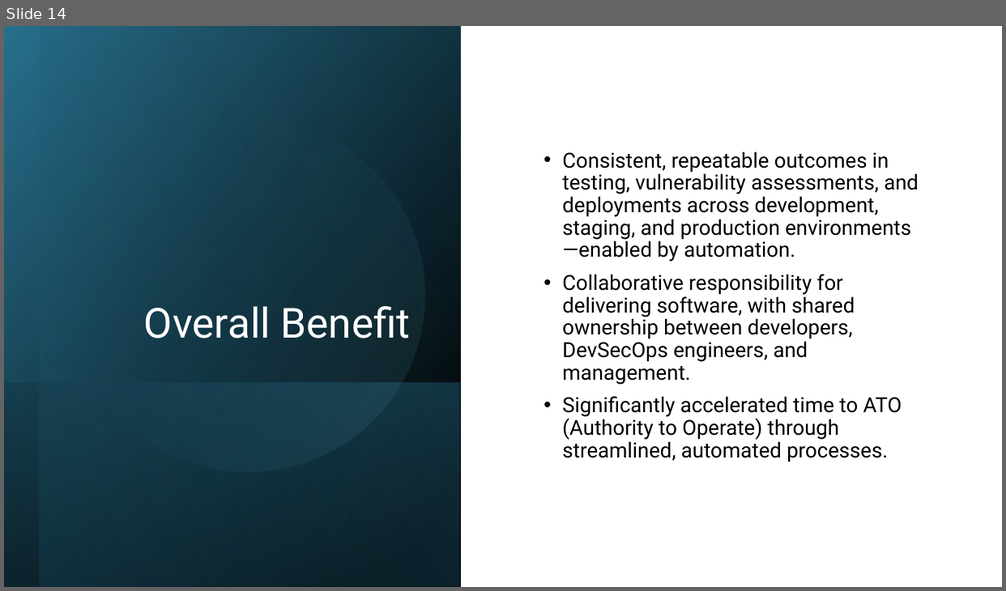
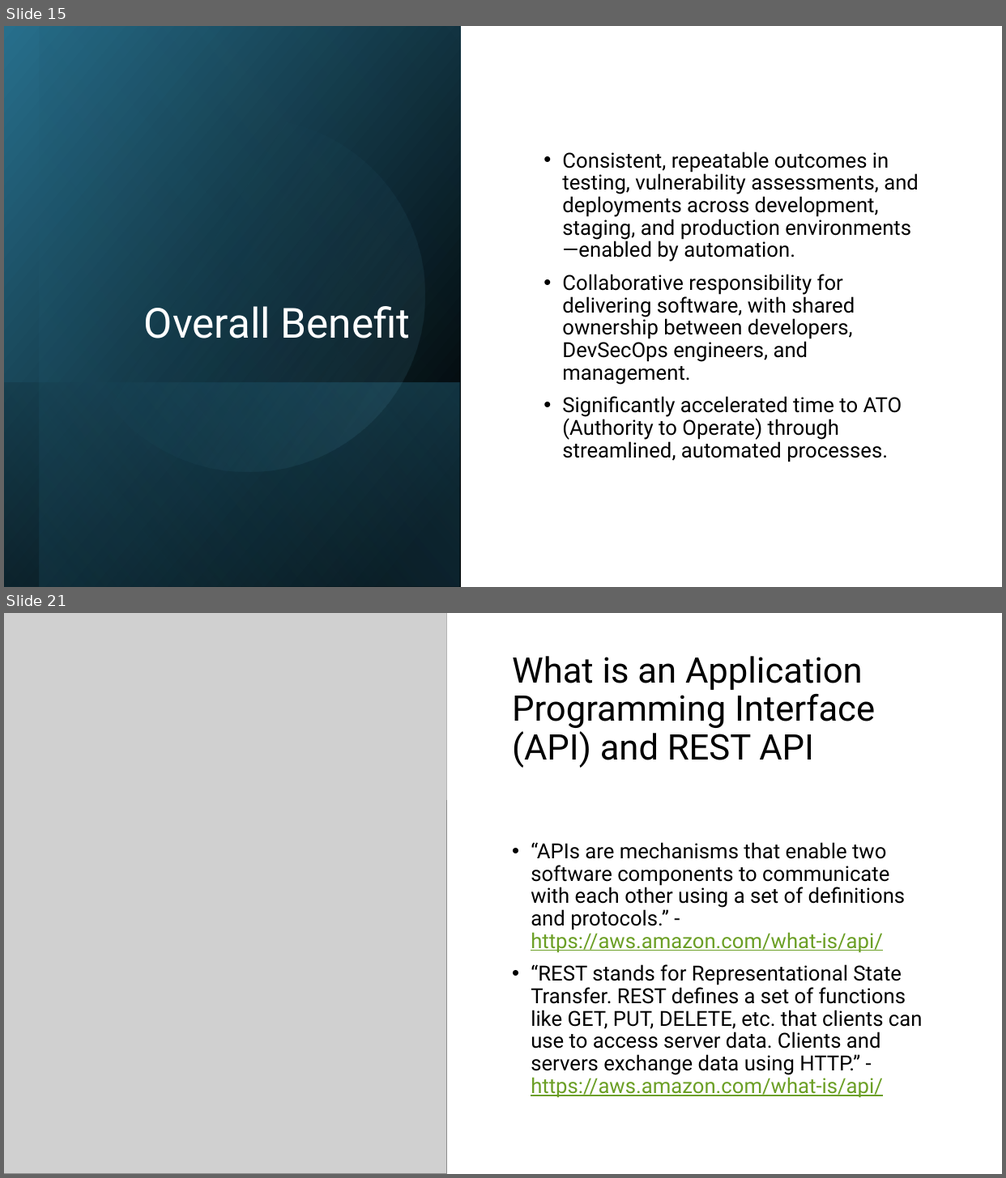
Before and after one commit to seanherbert105/DevSecOps-Course, a slide deck: presentation/DevSecOps Course.pptx. Shown one above the other, each under a label of ours: slide 14 before the commit, slides 15 and 21 after it; the slides between them are not shown. The pictures are 1006x591 and 1006x1178 pixels, drawn with LibreOffice and Linux fonts; fonts in the diff are those of the drawing; grey boxes stand for pictures. Boxes give left, top, right and bottom in pixels: in the first picture for what was removed or moved away, otherwise in the second. Text is boxed around its words. In the diff, an @@ line names an element or a change of style, - is before the commit and + after.

```diff
--- a/presentation/DevSecOps Course.pptx
+++ b/presentation/DevSecOps Course.pptx
@@ slide 21 added at (x1=4, y1=613, x2=1002, y2=1174), background #FFFFFF @@
@@ picture added at (x1=4, y1=613, x2=447, y2=1174) @@
@@ rectangle added at (x1=447, y1=613, x2=1002, y2=800), fill #FFFFFF @@
@@ title added at (x1=512, y1=656, x2=875, y2=768), 34 pt, text #000000 @@
+What is an Application Programming Interface (API) and REST API
@@ text added at (x1=530, y1=842, x2=923, y2=1098), 20 pt, text #000000 @@
+• “APIs are mechanisms that enable two software components to communicate with each other using a set of definitions and protocols.” - https://aws.amazon.com/what-is/api/
+• “REST stands for Representational State Transfer. REST defines a set of functions like GET, PUT, DELETE, etc. that clients can use to access server data. Clients and servers exchange data using HTTP.” - https://aws.amazon.com/what-is/api/
@@ what was slide 14 is now slide 15 @@
```
Also in this commit, not shown: 1 slide changed, 7 other slides added.
